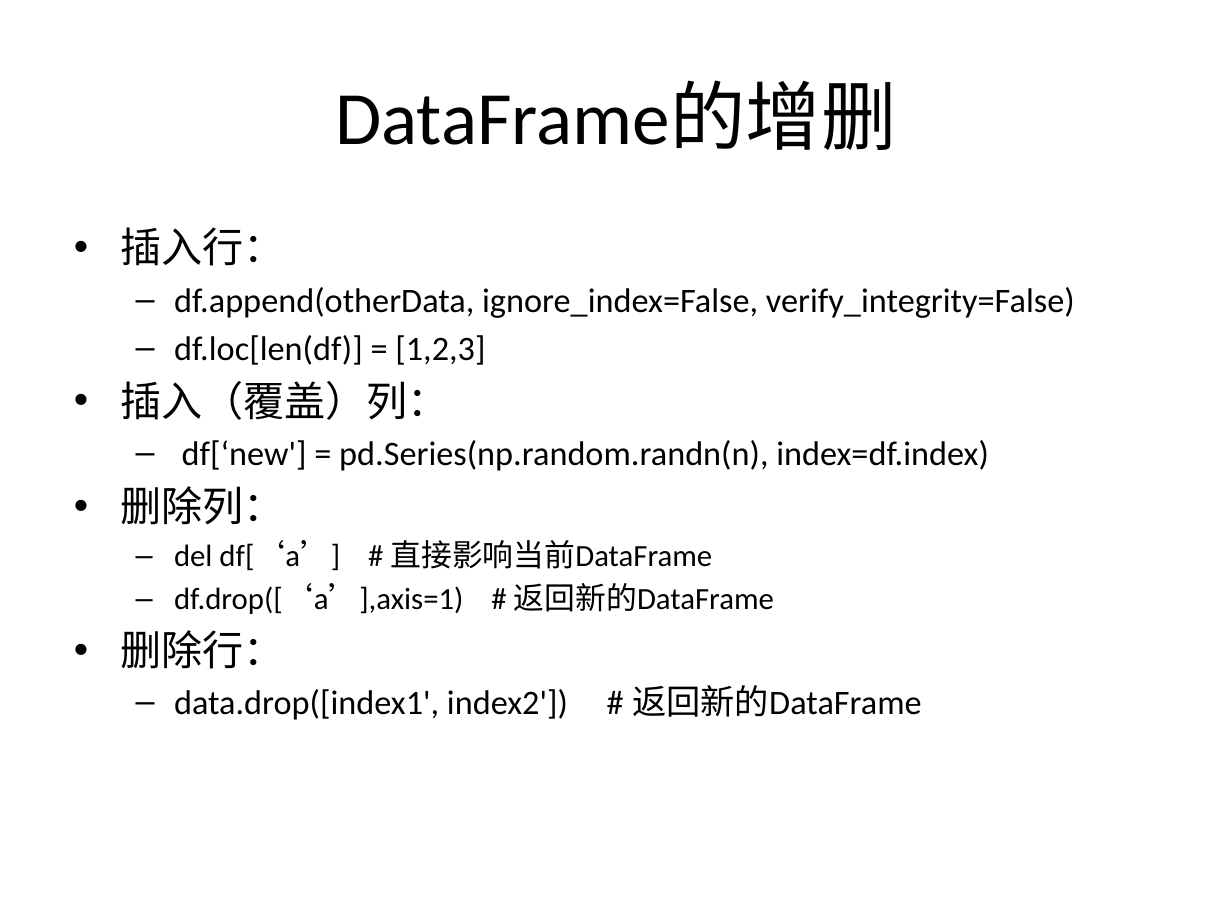
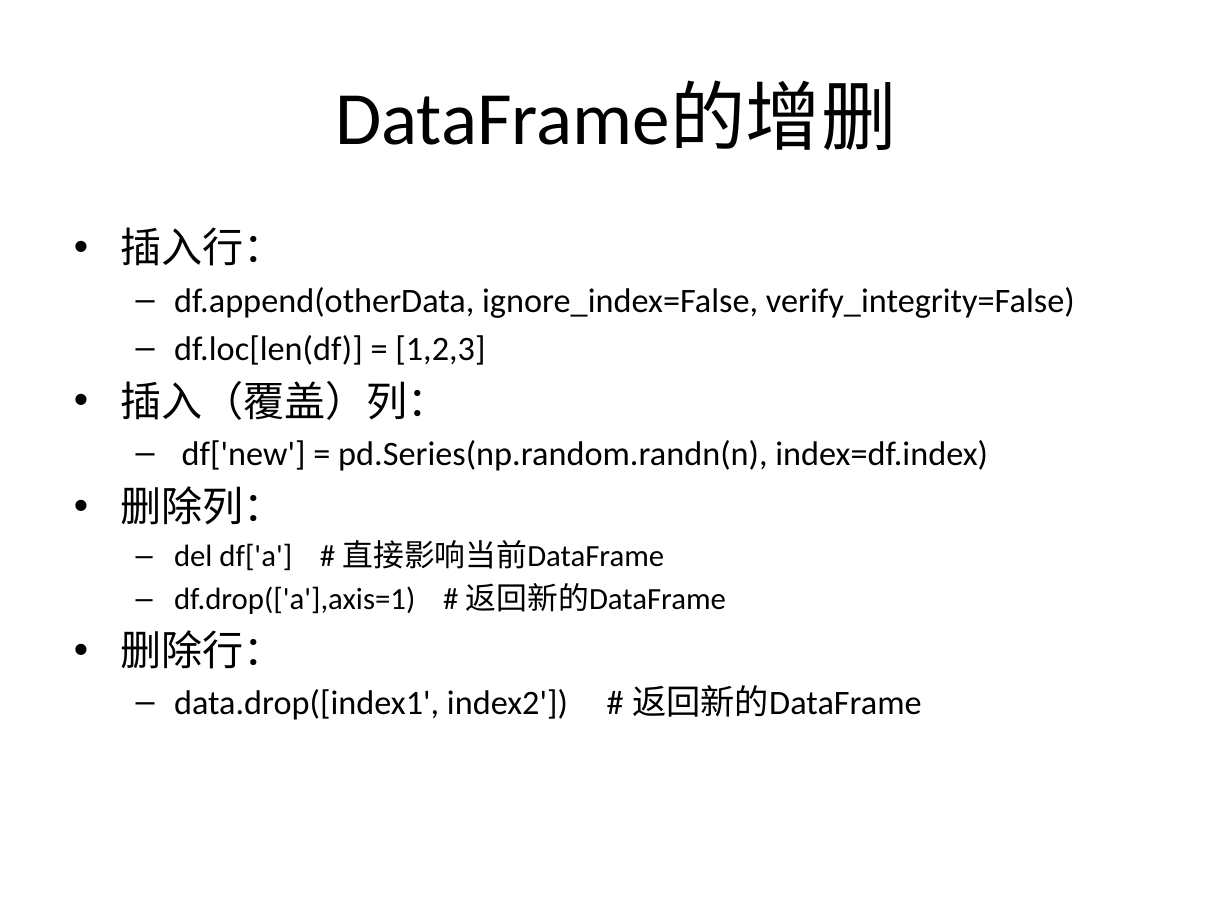
Before and after one commit to SleepySoft/SleepyMemo, a slide deck: slide 15 of Pandas_Cheat_Sheet.pptx. Drawn at 1232x924 pixels with LibreOffice and Linux fonts; fonts in the diff are those of the drawing. Boxes give left, top, right and bottom in pixels: in the first picture for what was removed or moved away, otherwise in the second. Text is boxed around its words. In the diff, an @@ line names an element or a change of style, - is before the commit and + after.

```diff
--- a/Pandas_Cheat_Sheet.pptx
+++ b/Pandas_Cheat_Sheet.pptx
@@ text at bbox=[182, 440, 988, 471]: text changed @@
-  – df[‘new'] = pd.Series(np.random.randn(n), index=df.index)
+  – df['new'] = pd.Series(np.random.randn(n), index=df.index)
@@ text at bbox=[174, 540, 726, 614]: text changed @@
-  – del df[‘a’] # 直接影响当前DataFrame
-  – df.drop([‘a’],axis=1) # 返回新的DataFrame
+  – del df['a'] # 直接影响当前DataFrame
+  – df.drop(['a'],axis=1) # 返回新的DataFrame
```
Also in this commit, not shown: 7 other slides changed.
